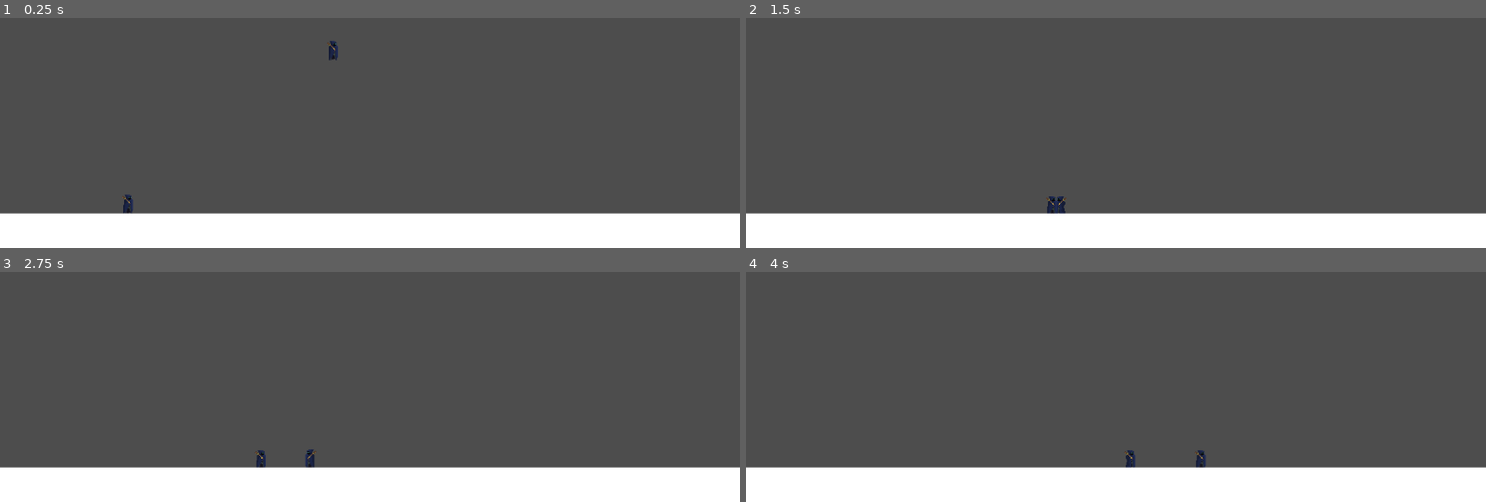
Above: before the commit, frames 1-4 (two rows, left to right).
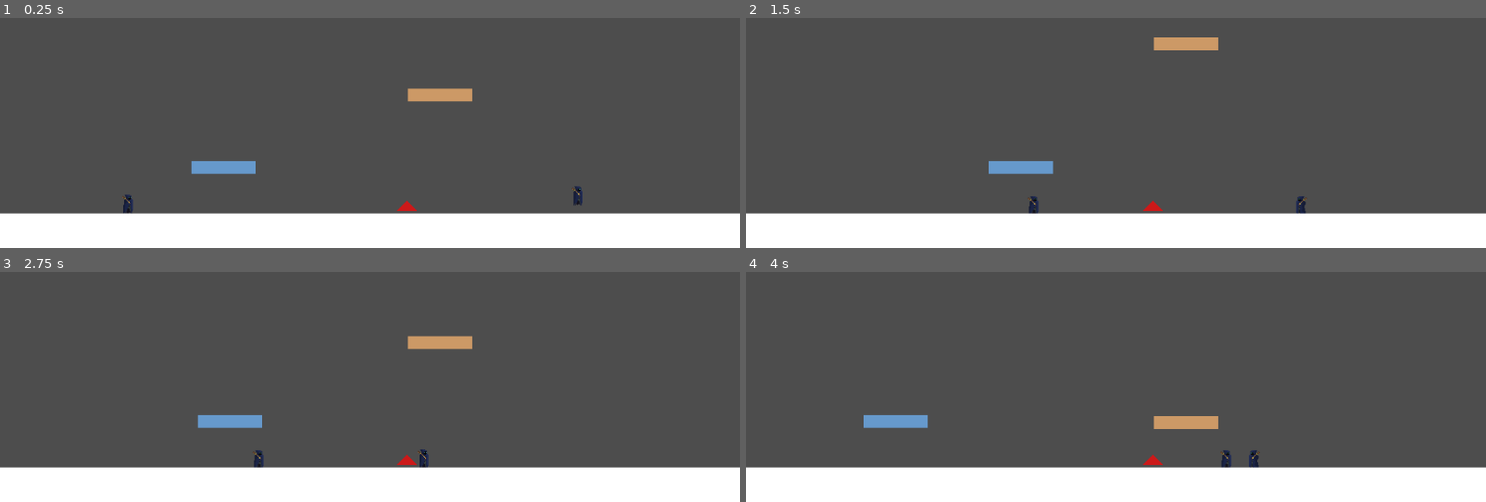
Above: after the commit, the same moments.

Repository: suatkvam/frostBerry
Game: Godot game, scene res://scene/testenemy.tscn
Same seed, same stepped clock (60 frames per second), same inputs: the game is played once before the commit and once after it.
Inputs:
- Up to frame 1 (0.25 s): no input
- Up to frame 2 (1.5 s): tap Enter (ui_accept) at 0.5, 0.77 s; hold Right (ui_right) from 0.53 s (still down)
- Up to frame 3 (2.75 s): tap Enter (ui_accept) at 1.52 s; release Right (ui_right) at 2.03 s; hold Left (ui_left) from 2.03 s (still down)
- Up to frame 4 (4 s): release Left (ui_left) at 2.78 s; hold Right (ui_right) from 2.78 s (still down); tap Enter (ui_accept) at 3.02, 3.77 s

The runs differ from the first frame. In frame 1, 1.3% of the frame differs, in the area x 25-79%, y 10-84%; in frame 2, 1.4%, in the area x 32-76%, y 8-86%; in frame 3, 1.3%; in frame 4, 1.4%.

Commit message:
Yeni özellikler: Spike, hareketli platformlar ve collision damage
- Spike sistemi: Instant kill tuzak (spike.tscn, spike.gd)
- Hareketli platformlar: Sağa-sola ve yukarı-aşağı (AnimatableBody2D)
  * wait_time özelliği: Sınırlarda bekleme (1 saniye default)
  * Ayarlanabilir: move_distance, speed, wait_time
- Enemy collision damage: Fiziksel çarpışmada hasar
  * Her çarpışmada 1 hasar
  * 1 saniye cooldown
- Debug printleri eklendi

🤖 Generated with [Claude Code](https://claude.com/claude-code)

Co-Authored-By: Claude Sonnet 4.5 <noreply@anthropic.com>

Diff:
--- /dev/null
+++ b/scene/moving_platform_horizontal.tscn
@@ -0,0 +1,21 @@
+[gd_scene load_steps=3 format=3 uid="uid://platform_horizontal_001"]
+
+[ext_resource type="Script" path="res://scripts/moving_platform_horizontal.gd" id="1_script"]
+
+[sub_resource type="RectangleShape2D" id="RectangleShape2D_platform"]
+size = Vector2(100, 20)
+
+[node name="MovingPlatformHorizontal" type="AnimatableBody2D"]
+collision_layer = 1
+collision_mask = 0
+script = ExtResource("1_script")
+
+[node name="CollisionShape2D" type="CollisionShape2D" parent="."]
+shape = SubResource("RectangleShape2D_platform")
+
+[node name="ColorRect" type="ColorRect" parent="."]
+offset_left = -50.0
+offset_top = -10.0
+offset_right = 50.0
+offset_bottom = 10.0
+color = Color(0.4, 0.6, 0.8, 1)
--- /dev/null
+++ b/scene/moving_platform_vertical.tscn
@@ -0,0 +1,21 @@
+[gd_scene load_steps=3 format=3 uid="uid://platform_vertical_001"]
+
+[ext_resource type="Script" path="res://scripts/moving_platform_vertical.gd" id="1_script"]
+
+[sub_resource type="RectangleShape2D" id="RectangleShape2D_platform"]
+size = Vector2(100, 20)
+
+[node name="MovingPlatformVertical" type="AnimatableBody2D"]
+collision_layer = 1
+collision_mask = 0
+script = ExtResource("1_script")
+
+[node name="CollisionShape2D" type="CollisionShape2D" parent="."]
+shape = SubResource("RectangleShape2D_platform")
+
+[node name="ColorRect" type="ColorRect" parent="."]
+offset_left = -50.0
+offset_top = -10.0
+offset_right = 50.0
+offset_bottom = 10.0
+color = Color(0.8, 0.6, 0.4, 1)
--- /dev/null
+++ b/scene/spike.tscn
@@ -0,0 +1,18 @@
+[gd_scene load_steps=3 format=3 uid="uid://qnlh63dnffhm"]
+
+[ext_resource type="Script" uid="uid://dvccwi7can26k" path="res://scripts/spike.gd" id="1_spike_script"]
+
+[sub_resource type="RectangleShape2D" id="RectangleShape2D_spike"]
+size = Vector2(32, 16)
+
+[node name="Spike" type="Area2D"]
+collision_layer = 16
+collision_mask = 2
+script = ExtResource("1_spike_script")
+
+[node name="CollisionShape2D" type="CollisionShape2D" parent="."]
+shape = SubResource("RectangleShape2D_spike")
+
+[node name="Polygon2D" type="Polygon2D" parent="."]
+color = Color(0.8, 0.1, 0.1, 1)
+polygon = PackedVector2Array(-16, 8, 0, -8, 16, 8)
--- a/scene/testenemy.tscn
+++ b/scene/testenemy.tscn
@@ -1,28 +1,39 @@
-[gd_scene load_steps=4 format=3 uid="uid://bjod3e6jj7gpv"]
+[gd_scene load_steps=7 format=3 uid="uid://bjod3e6jj7gpv"]
 
+[ext_resource type="PackedScene" path="res://scene/moving_platform_horizontal.tscn" id="1_5sx3p"]
 [ext_resource type="PackedScene" uid="uid://pucw1kgckbjk" path="res://scene/character.tscn" id="1_character"]
 [ext_resource type="PackedScene" uid="uid://cdy6xm008exna" path="res://scene/enemy.tscn" id="1_itxqv"]
+[ext_resource type="PackedScene" path="res://scene/moving_platform_vertical.tscn" id="2_ansyh"]
+[ext_resource type="PackedScene" uid="uid://qnlh63dnffhm" path="res://scene/spike.tscn" id="3_spike"]
 
 [sub_resource type="RectangleShape2D" id="RectangleShape2D_ground"]
 size = Vector2(1162, 58)
 
 [node name="Main" type="Node2D"]
 
+[node name="MovingPlatformHorizontal" parent="." instance=ExtResource("1_5sx3p")]
+position = Vector2(325, 522)
+
+[node name="MovingPlatformVertical" parent="." instance=ExtResource("2_ansyh")]
+position = Vector2(685, 432)
+
 [node name="Character" parent="." instance=ExtResource("1_character")]
 position = Vector2(200, 550)
 
 [node name="Enemy" parent="." instance=ExtResource("1_itxqv")]
-position = Vector2(469, 311)
+position = Vector2(850, 538)
 
-[node name="StaticBody2D" type="StaticBody2D" parent="."]
-collision_layer = 1
+[node name="Spike" parent="." instance=ExtResource("3_spike")]
+position = Vector2(634, 582)
+
+[node name="Ground" type="StaticBody2D" parent="."]
 collision_mask = 0
 
-[node name="CollisionShape2D" type="CollisionShape2D" parent="StaticBody2D"]
+[node name="CollisionShape2D" type="CollisionShape2D" parent="Ground"]
 position = Vector2(581, 623)
 shape = SubResource("RectangleShape2D_ground")
 
-[node name="ColorRect" type="ColorRect" parent="StaticBody2D"]
+[node name="ColorRect" type="ColorRect" parent="Ground"]
 offset_top = 594.0
 offset_right = 1162.0
 offset_bottom = 652.0
--- a/scripts/enemy.gd
+++ b/scripts/enemy.gd
@@ -21,6 +21,7 @@
 var attack_timer: float = 0.0
 var player: CharacterBody2D = null
 var returning_home: bool = false  # True when returning to spawn after long chase
+var collision_damage_cooldown: float = 0.0  # Cooldown for collision damage
 
 
 @onready var animated_sprite: AnimatedSprite2D = $AnimatedSprite2D
@@ -43,6 +44,10 @@
 	# Update attack timer
 	if attack_timer > 0:
 		attack_timer -= delta
+
+	# Update collision damage cooldown
+	if collision_damage_cooldown > 0:
+		collision_damage_cooldown -= delta
 
 	# State-based behavior
 	match current_state:
@@ -58,6 +63,9 @@
 		print("State: ", State.keys()[current_state], " | Velocity.x: ", velocity.x, " | Player: ", player != null)
 
 	move_and_slide()
+
+	# Check for collision damage with player
+	check_collision_damage()
 
 
 func patrol_behavior(delta: float) -> void:
@@ -224,3 +232,19 @@
 		player = null
 		if current_state == State.CHASE or current_state == State.ATTACK:
 			change_state(State.PATROL)
+
+
+func check_collision_damage() -> void:
+	# Check if enemy collided with player
+	for i in get_slide_collision_count():
+		var collision = get_slide_collision(i)
+		var collider = collision.get_collider()
+
+		# Check if it's the player
+		if collider and (collider.name == "Character" or collider.is_in_group("player")):
+			# Deal damage if cooldown is ready
+			if collision_damage_cooldown <= 0.0:
+				if collider.has_method("take_damage"):
+					collider.take_damage(ATTACK_DAMAGE)
+					collision_damage_cooldown = ATTACK_COOLDOWN
+					print("ENEMY: Collision damage! Player hit by physical contact")
--- /dev/null
+++ b/scripts/moving_platform_horizontal.gd
@@ -0,0 +1,36 @@
+extends AnimatableBody2D
+
+
+@export var move_distance: float = 200.0  # Total distance to move (left and right)
+@export var speed: float = 100.0  # Pixels per second
+@export var wait_time: float = 1.0  # Seconds to wait at boundaries
+
+var start_position: Vector2
+var direction: int = 1  # 1 for right, -1 for left
+var wait_timer: float = 0.0  # Timer for waiting at boundaries
+
+
+func _ready() -> void:
+	start_position = position
+
+
+func _physics_process(delta: float) -> void:
+	# If waiting, decrease timer and don't move
+	if wait_timer > 0:
+		wait_timer -= delta
+		return
+
+	# Move in current direction
+	position.x += direction * speed * delta
+
+	# Check boundaries and reverse direction
+	var offset = position.x - start_position.x
+
+	if direction > 0 and offset >= move_distance / 2:
+		# Reached right boundary, wait then go left
+		direction = -1
+		wait_timer = wait_time
+	elif direction < 0 and offset <= -move_distance / 2:
+		# Reached left boundary, wait then go right
+		direction = 1
+		wait_timer = wait_time
--- /dev/null
+++ b/scripts/moving_platform_vertical.gd
@@ -0,0 +1,36 @@
+extends AnimatableBody2D
+
+
+@export var move_distance: float = 200.0  # Total distance to move (up and down)
+@export var speed: float = 100.0  # Pixels per second
+@export var wait_time: float = 1.0  # Seconds to wait at boundaries
+
+var start_position: Vector2
+var direction: int = -1  # -1 for up, 1 for down
+var wait_timer: float = 0.0  # Timer for waiting at boundaries
+
+
+func _ready() -> void:
+	start_position = position
+
+
+func _physics_process(delta: float) -> void:
+	# If waiting, decrease timer and don't move
+	if wait_timer > 0:
+		wait_timer -= delta
+		return
+
+	# Move in current direction
+	position.y += direction * speed * delta
+
+	# Check boundaries and reverse direction
+	var offset = position.y - start_position.y
+
+	if direction < 0 and offset <= -move_distance / 2:
+		# Reached top boundary, wait then go down
+		direction = 1
+		wait_timer = wait_time
+	elif direction > 0 and offset >= move_distance / 2:
+		# Reached bottom boundary, wait then go up
+		direction = -1
+		wait_timer = wait_time
--- /dev/null
+++ b/scripts/spike.gd
@@ -0,0 +1,15 @@
+extends Area2D
+
+
+func _ready() -> void:
+	body_entered.connect(_on_body_entered)
+
+
+func _on_body_entered(body: Node2D) -> void:
+	# Check if it's the player
+	if body.name == "Character" or body.is_in_group("player"):
+		# Instant kill
+		if body.has_method("take_damage"):
+			# Deal massive damage (instant death)
+			body.take_damage(999)
+			print("SPIKE: Player touched spike - instant death!")
Not shown, added: scripts/moving_platform_horizontal.gd.uid
Not shown, added: scripts/moving_platform_vertical.gd.uid
Not shown, added: scripts/spike.gd.uid
